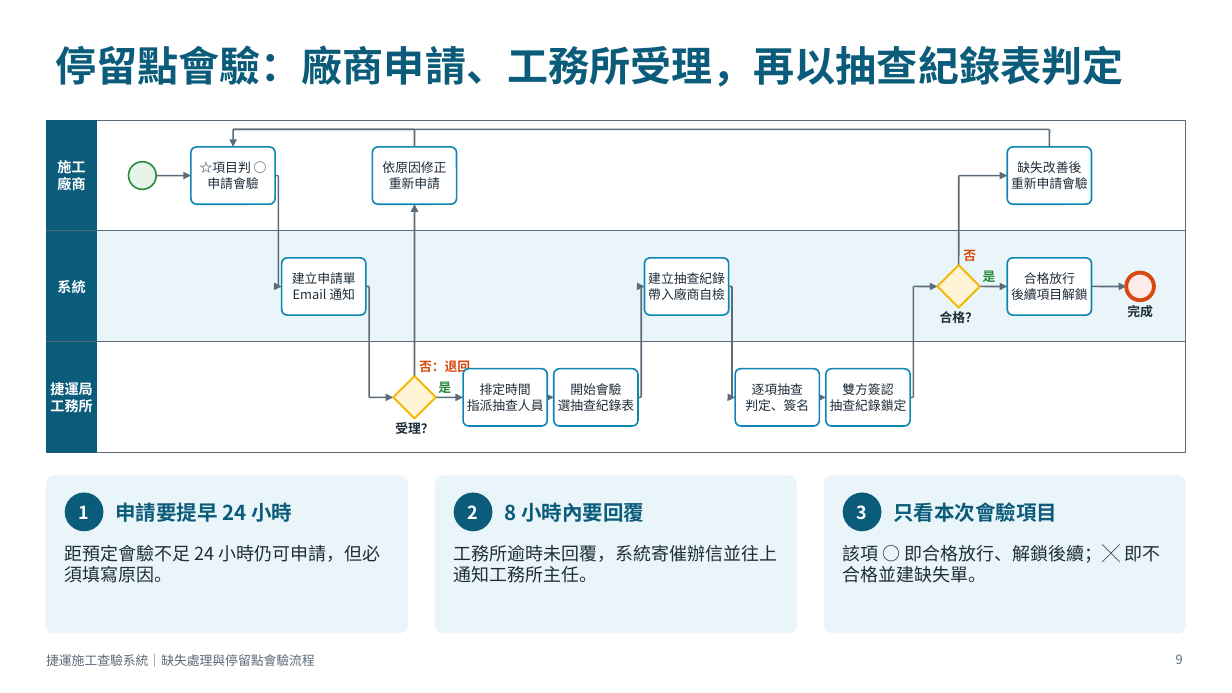
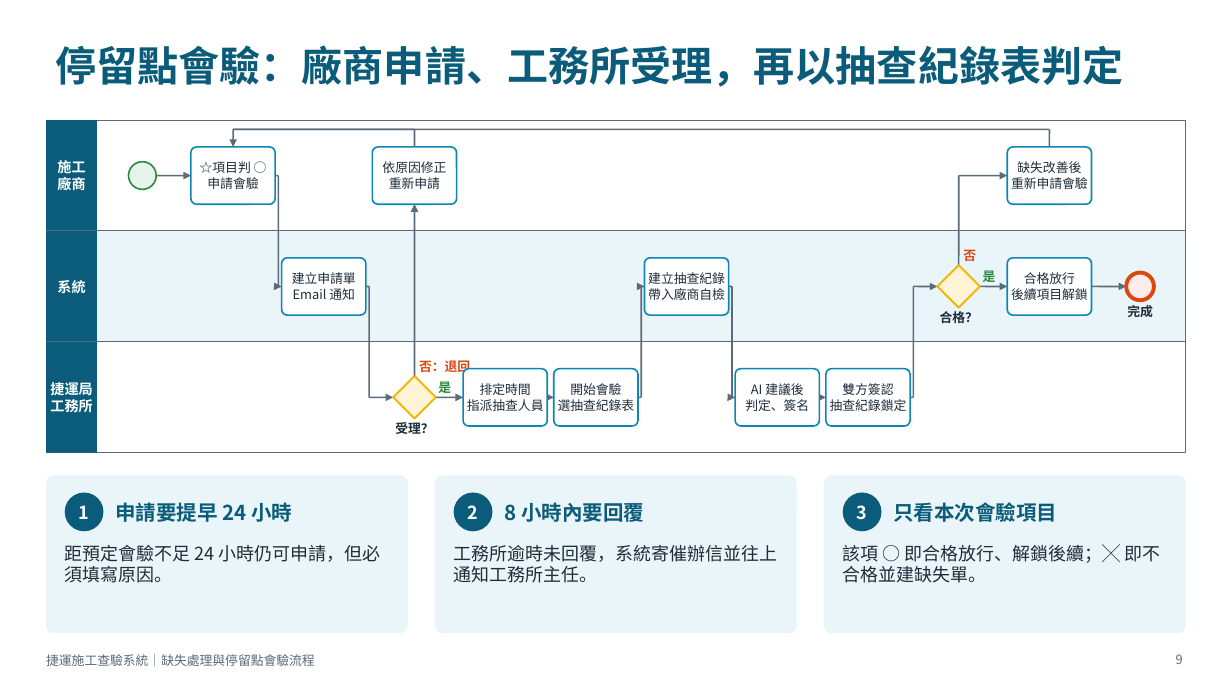
Before and after one commit to brianchou7310/MRT-Construction-QMS, a slide deck: slide 9 of 捷運施工查驗系統_缺失與停留點流程說明.pptx. Drawn at 1232x693 pixels with LibreOffice and Linux fonts; fonts in the diff are those of the drawing. Boxes give left, top, right and bottom in pixels: in the first picture for what was removed or moved away, otherwise in the second. Text is boxed around its words. In the diff, an @@ line names an element or a change of style, - is before the commit and + after.

```diff
--- a/捷運施工查驗系統_缺失與停留點流程說明.pptx
+++ b/捷運施工查驗系統_缺失與停留點流程說明.pptx
@@ text in rounded rectangle at box(751, 383, 803, 395): text changed @@
-逐項抽查
+AI 建議後
```
Also in this commit, not shown: 4 other slides changed, 1 slide added, 1 other file.
